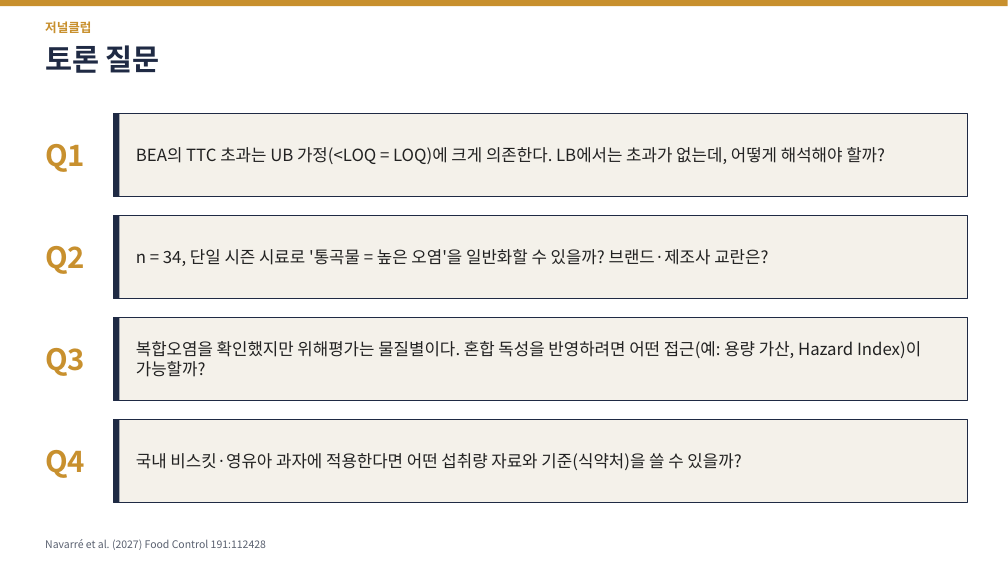
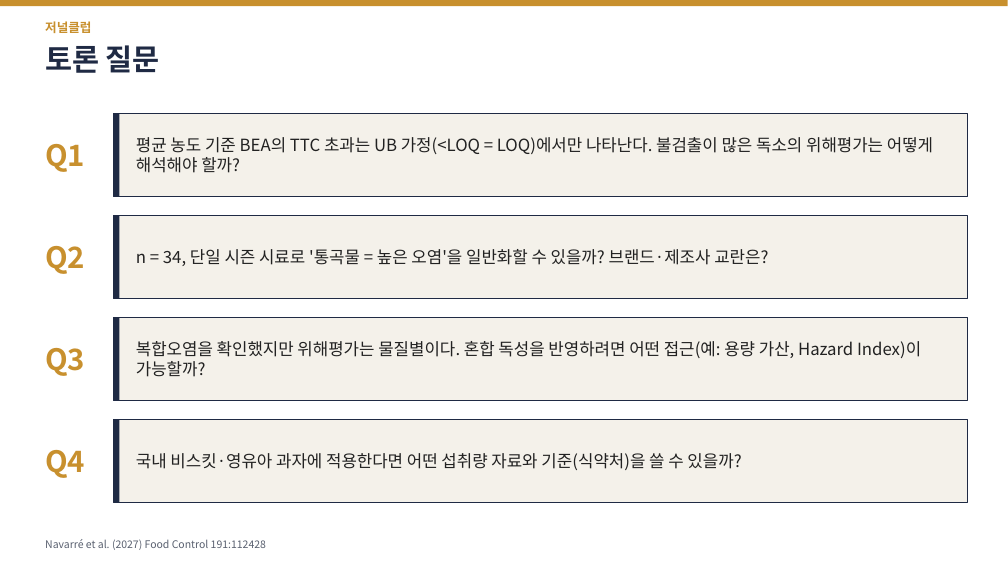
Before and after one commit to coektha7777-commits/Dasom, a slide deck: slide 15 of Navarre2027_biscuit_AA_mycotoxin_journalclub.pptx. Drawn at 1008x567 pixels with LibreOffice and Linux fonts; fonts in the diff are those of the drawing. Boxes give left, top, right and bottom in pixels: in the first picture for what was removed or moved away, otherwise in the second. Text is boxed around its words. In the diff, an @@ line names an element or a change of style, - is before the commit and + after.

```diff
--- a/Navarre2027_biscuit_AA_mycotoxin_journalclub.pptx
+++ b/Navarre2027_biscuit_AA_mycotoxin_journalclub.pptx
@@ text at [136,137,933,173]: text changed @@
-BEA의 TTC 초과는 UB 가정(<LOQ = LOQ)에 크게 의존한다. LB에서는 초과가 없는데, 어떻게 해석해야 할까?
+평균 농도 기준 BEA의 TTC 초과는 UB 가정(<LOQ = LOQ)에서만 나타난다. 불검출이 많은 독소의 위해평가는 어떻게 해석해야 할까?
```
Also in this commit, not shown: 2 other files.
